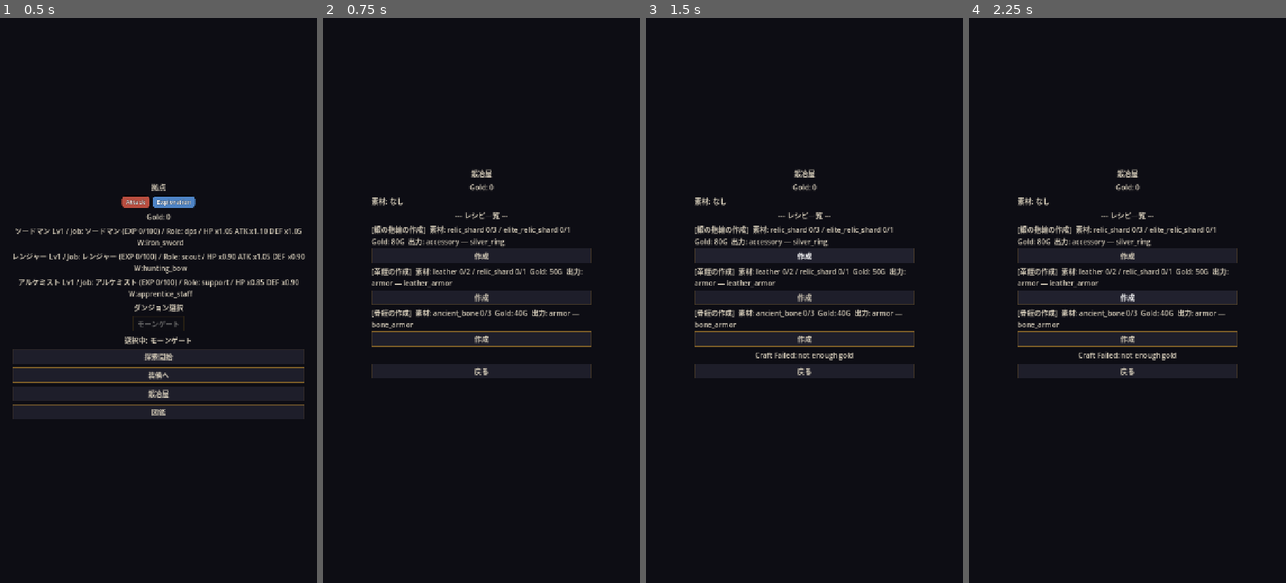
Above: before the commit, frames 1-4 (left to right).
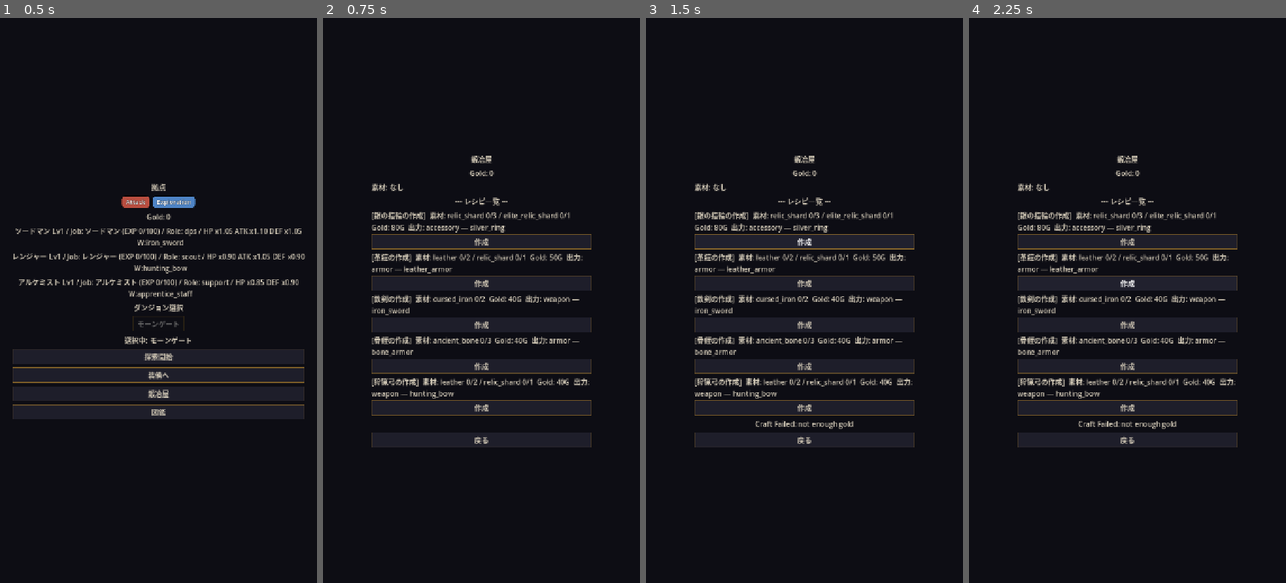
Above: after the commit, the same moments.

Repository: JeflyMarte/crownfall
Game: Godot game, scene res://scenes/boot/BootScene.tscn
Same seed, same stepped clock (60 frames per second), same inputs: the game is played once before the commit and once after it.
Inputs:
- Up to frame 1 (0.5 s): no input
- Up to frame 2 (0.75 s): click "鍛冶屋" at 0.5 s
- Up to frame 3 (1.5 s): click "作成" at 1.25 s
- Up to frame 4 (2.25 s): click "作成" at 2 s

Frame 1 is identical in both runs. In frame 2, 6.5% of the frame differs, in the area x 15-85%, y 24-76%; in frame 3, 9.1%; in frame 4, 9.4%.

Commit message:
P3-CRAFT-001: 武器クラフト有効化（鍛冶屋で素材から武器を作成可能に）
BlacksmithScene の武器封印を解除し _spawn_weapon を追加（未鑑定で inventory へ）。
鉄剣(cursed_iron×2)・狩猟弓(leather×2+relic_shard×1)のレシピを追加。smoke PASS。

Co-authored-by: Cursor <cursoragent@cursor.com>

Diff:
--- /dev/null
+++ b/resources/crafting/craft_hunting_bow.tres
@@ -0,0 +1,13 @@
+[gd_resource type="Resource" script_class="CraftData" load_steps=2 format=3]
+
+[ext_resource type="Script" path="res://scripts/data/CraftData.gd" id="1"]
+
+[resource]
+script = ExtResource("1")
+id = "craft_hunting_bow"
+display_name = "狩猟弓の作成"
+required_materials = {"leather": 2, "relic_shard": 1}
+gold_cost = 40
+output_type = "weapon"
+output_id = "hunting_bow"
+unlock_condition = ""
--- /dev/null
+++ b/resources/crafting/craft_iron_sword.tres
@@ -0,0 +1,13 @@
+[gd_resource type="Resource" script_class="CraftData" load_steps=2 format=3]
+
+[ext_resource type="Script" path="res://scripts/data/CraftData.gd" id="1"]
+
+[resource]
+script = ExtResource("1")
+id = "craft_iron_sword"
+display_name = "鉄剣の作成"
+required_materials = {"cursed_iron": 2}
+gold_cost = 40
+output_type = "weapon"
+output_id = "iron_sword"
+unlock_condition = ""
--- /dev/null
+++ b/resources/recipes/recipe_hunting_bow.tres
@@ -0,0 +1,12 @@
+[gd_resource type="Resource" script_class="RecipeData" load_steps=2 format=3]
+
+[ext_resource type="Script" path="res://scripts/data/RecipeData.gd" id="1"]
+
+[resource]
+script = ExtResource("1")
+id = "recipe_hunting_bow"
+craft_id = "craft_hunting_bow"
+display_name = "狩猟弓の作成"
+output_summary = "狩猟弓（未鑑定）"
+category = "weapon"
+description = "革と遺跡の欠片を組み合わせ、弓を仕上げる。"
--- /dev/null
+++ b/resources/recipes/recipe_iron_sword.tres
@@ -0,0 +1,12 @@
+[gd_resource type="Resource" script_class="RecipeData" load_steps=2 format=3]
+
+[ext_resource type="Script" path="res://scripts/data/RecipeData.gd" id="1"]
+
+[resource]
+script = ExtResource("1")
+id = "recipe_iron_sword"
+craft_id = "craft_iron_sword"
+display_name = "鉄剣の作成"
+output_summary = "鉄剣（未鑑定）"
+category = "weapon"
+description = "呪われた鉄を鍛え直し、武器として仕上げる。"
--- a/scripts/blacksmith/BlacksmithScene.gd
+++ b/scripts/blacksmith/BlacksmithScene.gd
@@ -42,10 +42,7 @@
 	container.add_child(row)
 
 func _on_craft_pressed(craft: Resource) -> void:
-	if craft.output_type == "weapon":
-		_log_craft("Craft Failed: weapon crafting unavailable")
-		return
-	if craft.output_type != "armor" and craft.output_type != "accessory":
+	if craft.output_type != "armor" and craft.output_type != "accessory" and craft.output_type != "weapon":
 		_log_craft("Craft Failed: invalid output")
 		return
 	if craft.output_id.is_empty() or not _craft_output_exists(craft):
@@ -69,6 +66,8 @@
 		return DataRegistry.get_armor_data(craft.output_id) != null
 	if craft.output_type == "accessory":
 		return DataRegistry.get_accessory_data(craft.output_id) != null
+	if craft.output_type == "weapon":
+		return DataRegistry.get_weapon_data(craft.output_id) != null
 	return false
 
 func _has_enough_materials(required: Dictionary) -> bool:
@@ -82,6 +81,25 @@
 		_spawn_armor(craft.output_id)
 	elif craft.output_type == "accessory":
 		_spawn_accessory(craft.output_id)
+	elif craft.output_type == "weapon":
+		_spawn_weapon(craft.output_id)
+
+func _spawn_weapon(weapon_id: String) -> void:
+	var weapon_data: Resource = DataRegistry.get_weapon_data(weapon_id)
+	if weapon_data == null:
+		return
+	var instance := WeaponInstance.new()
+	instance.instance_id = str(Time.get_ticks_msec()) + "_craft_" + str(randi() % 100000)
+	instance.weapon_id = weapon_id
+	instance.is_appraised = false
+	instance.rolled_attack = weapon_data.base_attack + randi() % 6
+	instance.attack_speed = weapon_data.base_attack_speed
+	instance.critical_rate = weapon_data.base_critical_rate
+	instance.knockback = weapon_data.base_knockback
+	instance.stagger_power = weapon_data.base_stagger_power
+	instance.attack_range = weapon_data.base_attack_range
+	instance.weight = weapon_data.weight
+	GameState.inventory.append(instance)
 
 func _spawn_armor(armor_id: String) -> void:
 	var armor_data: Resource = DataRegistry.get_armor_data(armor_id)
